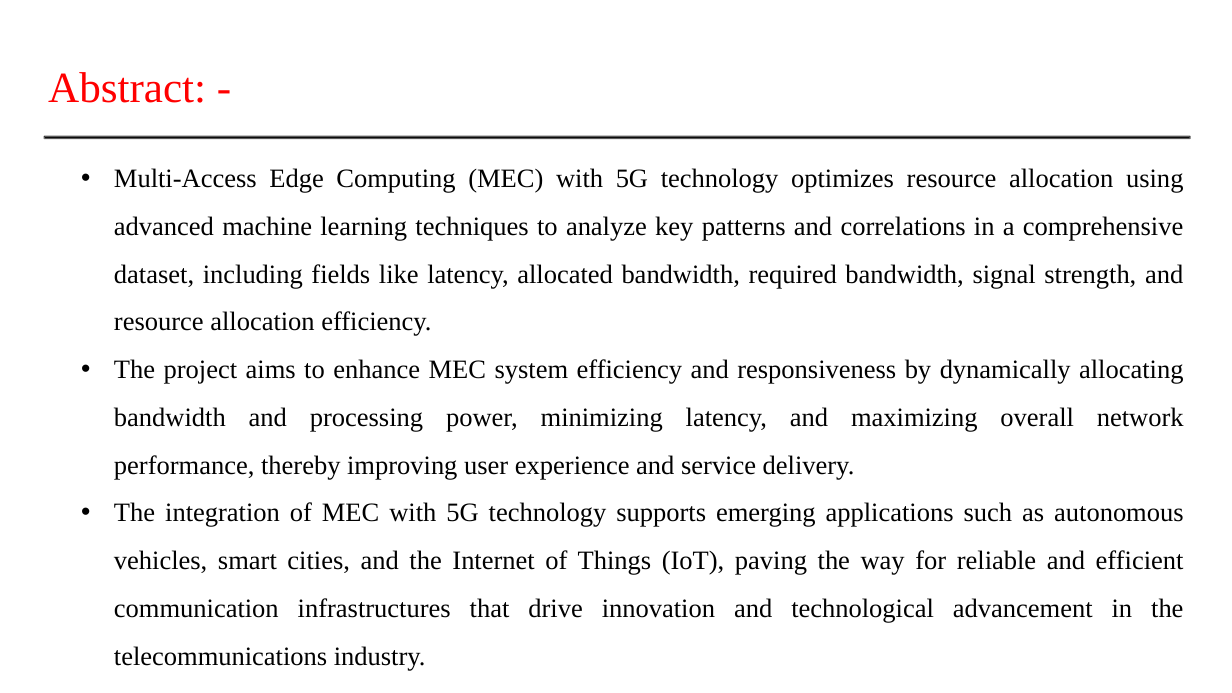
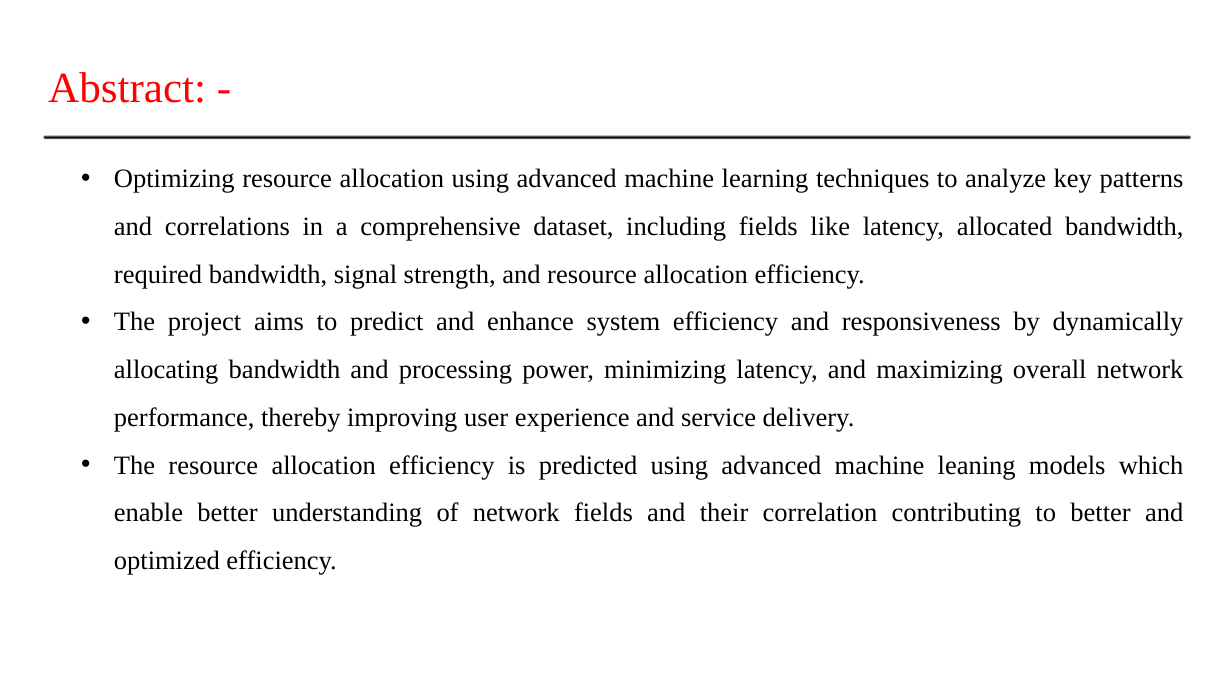
Before and after one commit to Prithiv-vijai/5g_MEC, a slide deck: slide 3 of Batch_4 IT-G2.pptx. Drawn at 1232x693 pixels with LibreOffice and Linux fonts; fonts in the diff are those of the drawing. Boxes give left, top, right and bottom in pixels: in the first picture for what was removed or moved away, otherwise in the second. Text is boxed around its words. In the diff, an @@ line names an element or a change of style, - is before the commit and + after.

Commit message:
first review change - categorised models (14 models)

```diff
--- a/Batch_4 IT-G2.pptx
+++ b/Batch_4 IT-G2.pptx
@@ text at (x1=114, y1=168, x2=1184, y2=575): text changed @@
-  • Multi-Access Edge Computing (MEC) with 5G technology optimizes resource allocation using advanced machine learning techniques to analyze key patterns and correlations in a comprehensive dataset, including fields like latency, allocated bandwidth, required bandwidth, signal strength, and resource allocation efficiency.
-  • The project aims to enhance MEC system efficiency and responsiveness by dynamically allocating bandwidth and processing power, minimizing latency, and maximizing overall network performance, thereby improving user experience and service delivery.
-  • The integration of MEC with 5G technology supports emerging applications such as autonomous vehicles, smart cities, and the Internet of Things (IoT), paving the way for reliable and efficient communication infrastructures that drive innovation and technological advancement in the telecommunications industry.
+  • Optimizing resource allocation using advanced machine learning techniques to analyze key patterns and correlations in a comprehensive dataset, including fields like latency, allocated bandwidth, required bandwidth, signal strength, and resource allocation efficiency.
+  • The project aims to predict and enhance system efficiency and responsiveness by dynamically allocating bandwidth and processing power, minimizing latency, and maximizing overall network performance, thereby improving user experience and service delivery.
+  • The resource allocation efficiency is predicted using advanced machine leaning models which enable better understanding of network fields and their correlation contributing to better and optimized efficiency.
```
Also in this commit, not shown: 6 other slides changed, 4 slides added, 27 other files.
